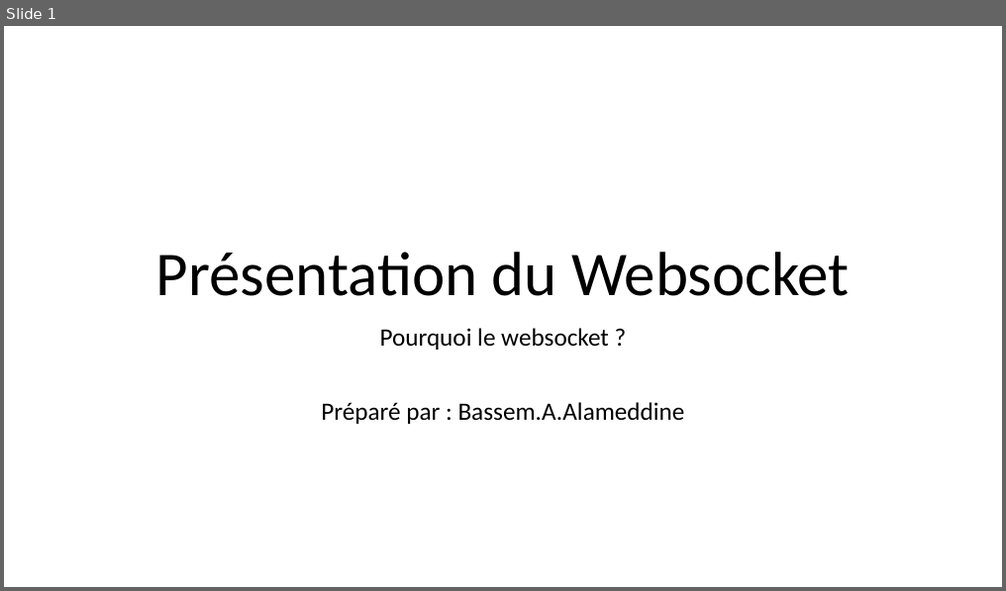
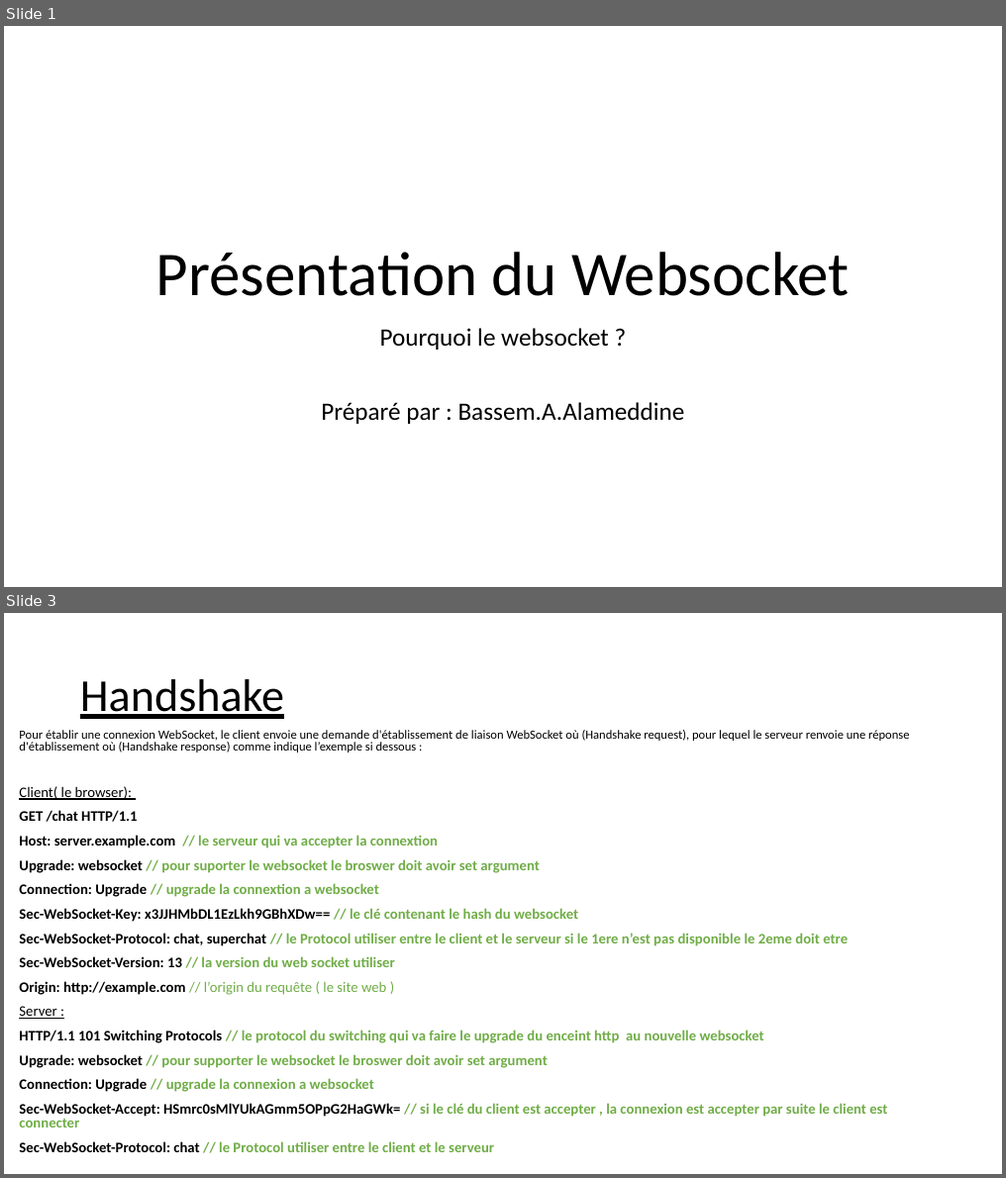
Before and after one commit to balamddine/NewHtml5, a slide deck: Websocket/Websocket.pptx. Shown one above the other, each under a label of ours: slide 1 before the commit, slides 1 and 3 after it; the slides between them are not shown. The pictures are 1006x591 and 1006x1178 pixels, drawn with LibreOffice and Linux fonts; fonts in the diff are those of the drawing. Boxes give left, top, right and bottom in pixels: in the first picture for what was removed or moved away, otherwise in the second. Text is boxed around its words. In the diff, an @@ line names an element or a change of style, - is before the commit and + after.

```diff
--- a/Websocket/Websocket.pptx
+++ b/Websocket/Websocket.pptx
@@ slide 3 added at [4,613,1002,1174], background #FFFFFF @@
@@ title added at [80,679,284,719], 44 pt, text #000000, underline @@
+Handshake
@@ text added at [19,730,909,1153], 14 pt, text #000000, bold @@
+Pour établir une connexion WebSocket, le client envoie une demande d'établissement de liaison WebSocket où (Handshake request), pour lequel le serveur renvoie une réponse d'établissement où (Handshake response) comme indique l’exemple si dessous :
+Client( le browser):
+GET /chat HTTP/1.1
+Host: server.example.com // le serveur qui va accepter la connextion
+Upgrade: websocket // pour suporter le websocket le broswer doit avoir set argument
+Connection: Upgrade // upgrade la connextion a websocket
+Sec-WebSocket-Key: x3JJHMbDL1EzLkh9GBhXDw== // le clé contenant le hash du websocket
+Sec-WebSocket-Protocol: chat, superchat // le Protocol utiliser entre le client et le serveur si le 1ere n’est pas disponible le 2eme doit etre
+Sec-WebSocket-Version: 13 // la version du web socket utiliser
+Origin: http://example.com // l’origin du requête ( le site web )
+Server :
+HTTP/1.1 101 Switching Protocols // le protocol du switching qui va faire le upgrade du enceint http au nouvelle websocket
+Upgrade: websocket // pour supporter le websocket le broswer doit avoir set argument
+Connection: Upgrade // upgrade la connexion a websocket
+Sec-WebSocket-Accept: HSmrc0sMlYUkAGmm5OPpG2HaGWk= // si le clé du client est accepter , la connexion est accepter par suite le client est connecter
+Sec-WebSocket-Protocol: chat // le Protocol utiliser entre le client et le serveur
```
Also in this commit, not shown: 1 slide changed, 9 other slides added.
